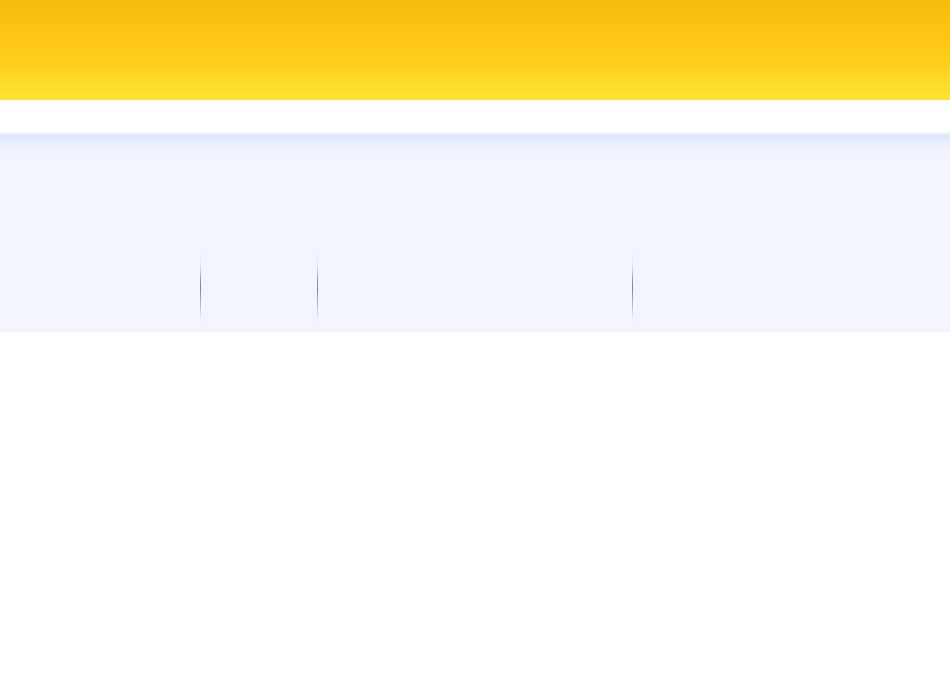
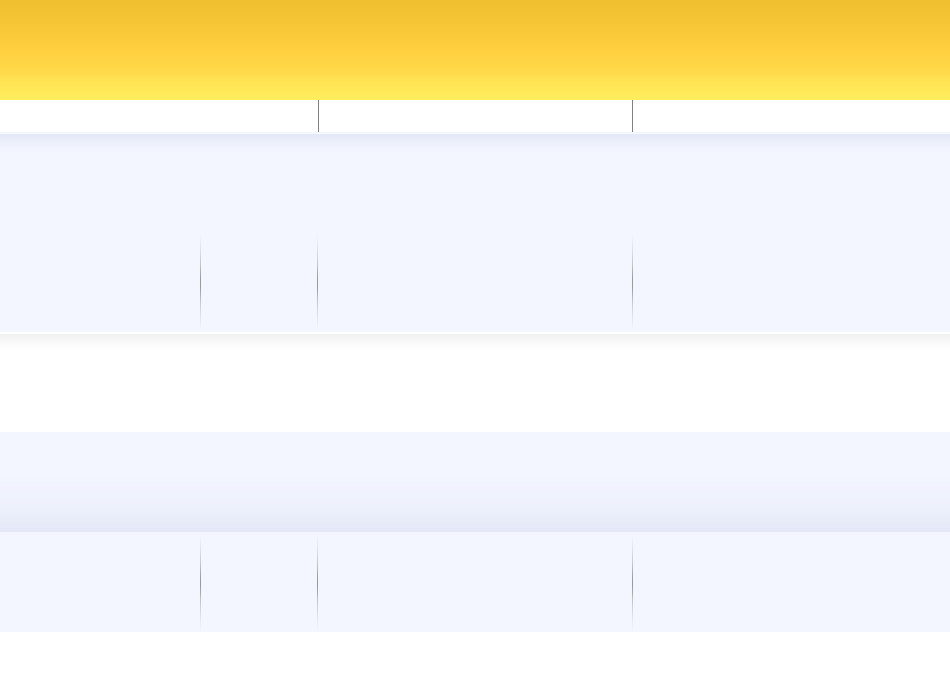
The second (950, 696) image is a revision of the first. Changes to its layers:
added layer "navbar stroke" (multiply) above "navbar button" over bbox(318, 100, 633, 132)
added layer "navbar button" (screen) above "navbar active" over bbox(318, 100, 633, 132)
painted on "header" over bbox(0, 0, 950, 100)
painted on "header widgets" over bbox(0, 134, 950, 143)
painted on "header boxes" over bbox(200, 235, 633, 330)
painted on "footer widgets" over bbox(0, 432, 950, 532)
painted on "footer boxes" over bbox(0, 532, 950, 632)
